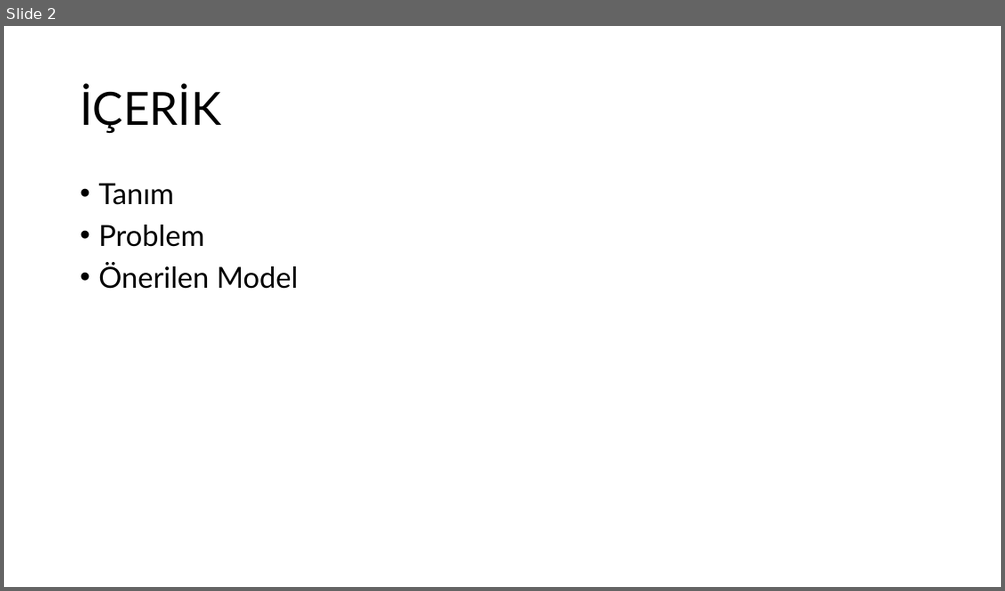
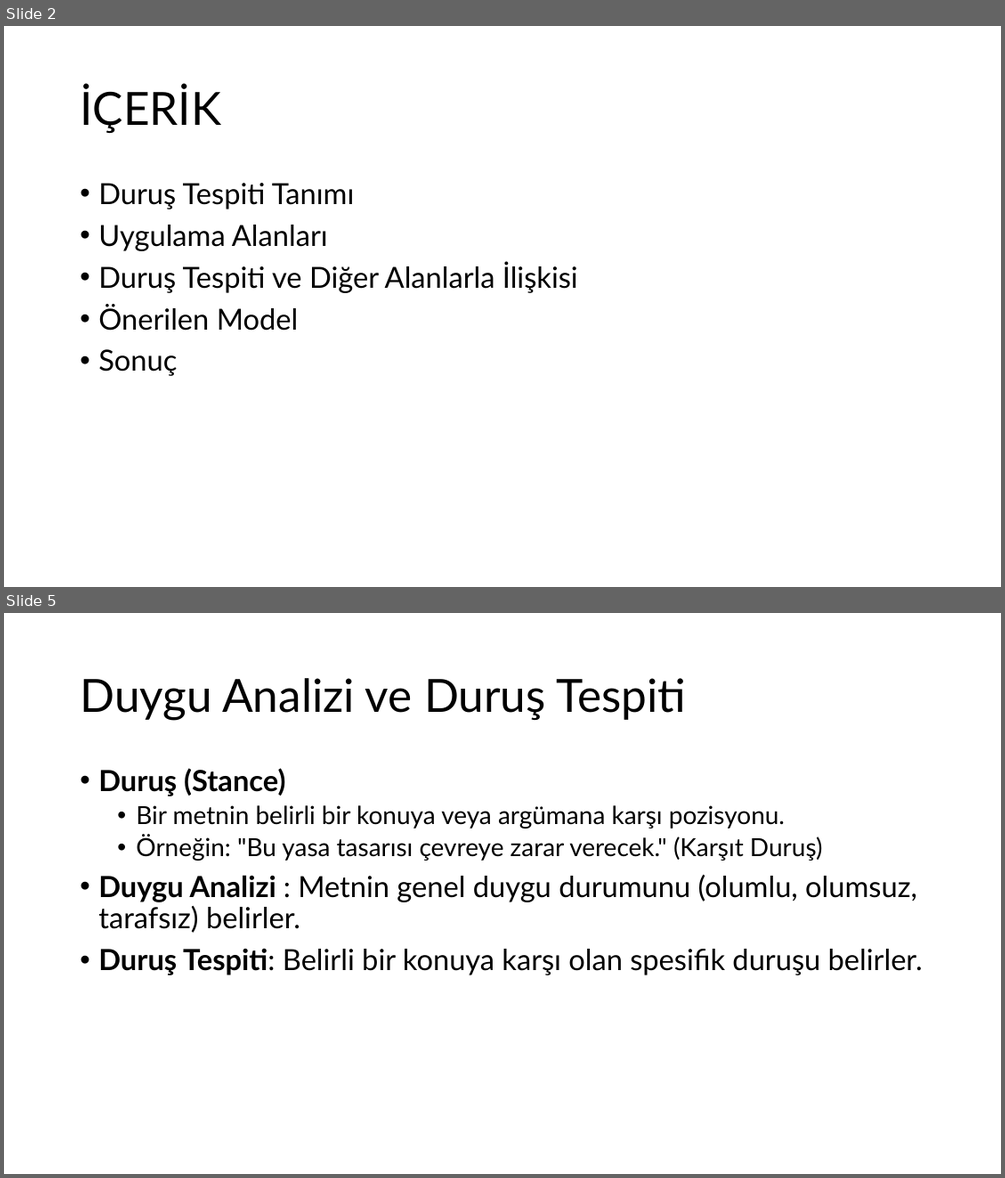
Before and after one commit to okanakvec/stance, a slide deck: ibrahim okan akvec seminer sunum.pptx. Shown one above the other, each under a label of ours: slide 2 before the commit, slides 2 and 5 after it; the slides between them are not shown. The pictures are 1005x591 and 1005x1178 pixels, drawn with LibreOffice and Linux fonts; fonts in the diff are those of the drawing. Boxes give left, top, right and bottom in pixels: in the first picture for what was removed or moved away, otherwise in the second. Text is boxed around its words. In the diff, an @@ line names an element or a change of style, - is before the commit and + after.

```diff
--- a/ibrahim okan akvec seminer sunum.pptx
+++ b/ibrahim okan akvec seminer sunum.pptx
@@ slide 5 added at <box>4,613,1001,1174</box>, background #FFFFFF @@
@@ title added at <box>80,678,686,720</box>, 44 pt, text #000000 @@
+Duygu Analizi ve Duruş Tespiti
@@ text added at <box>98,768,922,975</box>, 28 pt, text #000000 @@
+• Duruş (Stance)
+  • Bir metnin belirli bir konuya veya argümana karşı pozisyonu.
+  • Örneğin: "Bu yasa tasarısı çevreye zarar verecek." (Karşıt Duruş)
+• Duygu Analizi : Metnin genel duygu durumunu (olumlu, olumsuz, tarafsız) belirler.
+• Duruş Tespiti: Belirli bir konuya karşı olan spesifik duruşu belirler.
@@ slide 2 changed as well @@
@@ text at <box>98,183,578,293</box>: text changed @@
-• Tanım
-• Problem
+• Duruş Tespiti Tanımı
+• Uygulama Alanları
+• Duruş Tespiti ve Diğer Alanlarla İlişkisi
@@ text at <box>98,349,177,376</box>: paragraph added @@
+• Sonuç
```
Also in this commit, not shown: 2 other slides changed, 4 other slides added, 5 slides removed, 2 other files.
